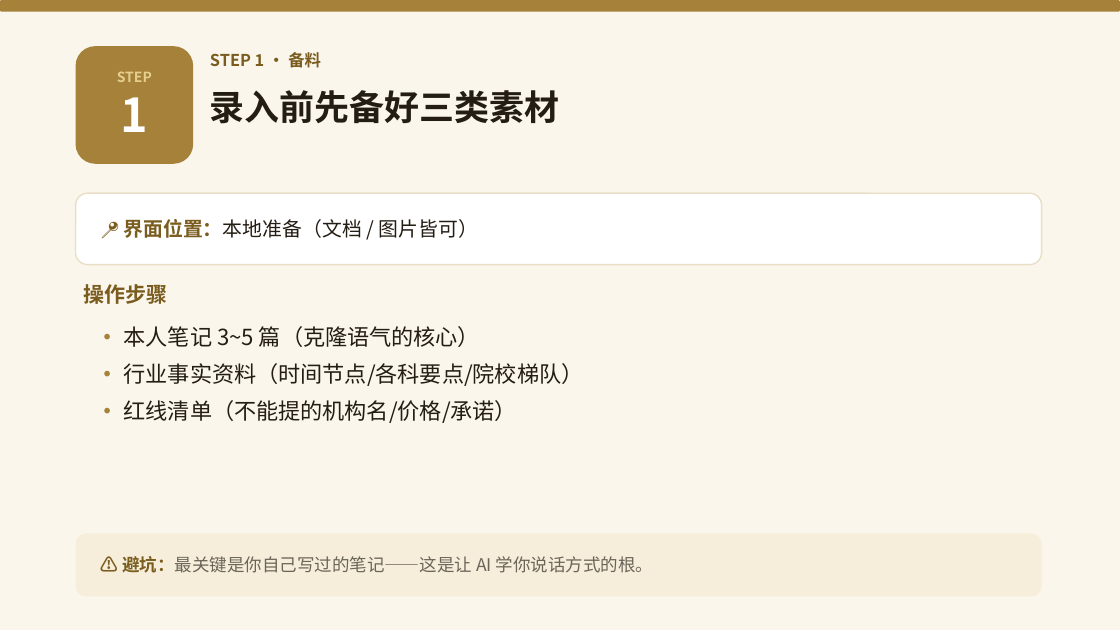
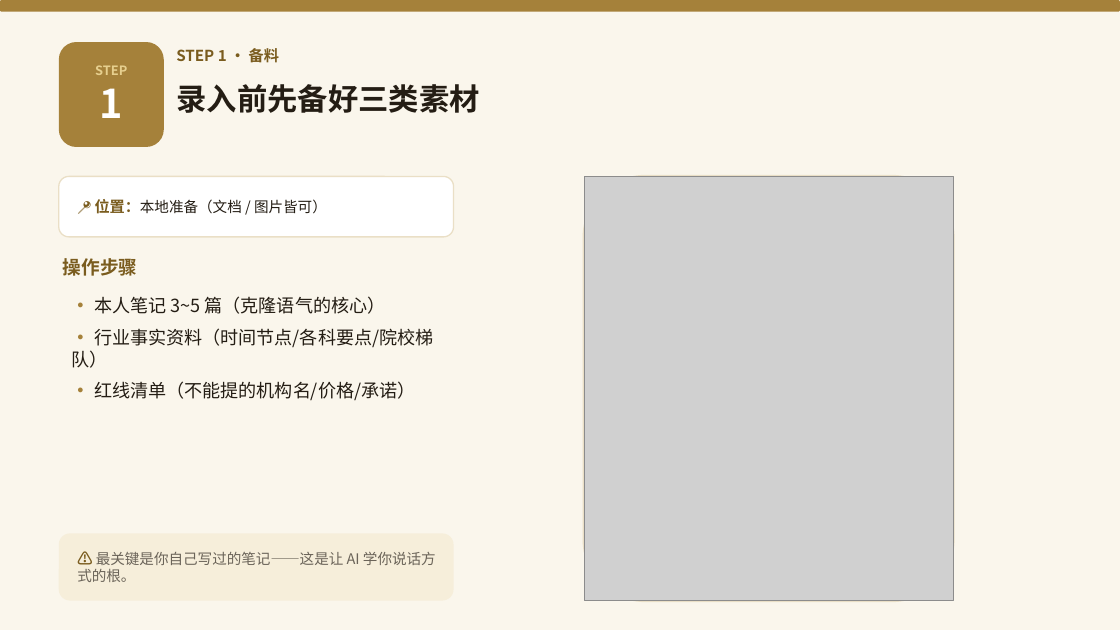
Before and after one commit to yonglin22/xhsneirongshengcheng, a slide deck: slide 5 of 教学-智能体知识库录入.pptx. Drawn at 1120x630 pixels with LibreOffice and Linux fonts; fonts in the diff are those of the drawing; grey boxes stand for pictures. Boxes give left, top, right and bottom in pixels: in the first picture for what was removed or moved away, otherwise in the second. Text is boxed around its words. In the diff, an @@ line names an element or a change of style, - is before the commit and + after.

```diff
--- a/教学-智能体知识库录入.pptx
+++ b/教学-智能体知识库录入.pptx
@@ text "STEP": place and size @@
-text "STEP" at (117,71,152,132)
+text "STEP" at (95,65,127,118)
@@ text "STEP" at (95,65,127,118): size 12 to 11 pt in "STEP"; size 40 to 34 pt in "1" @@
@@ rounded rectangle: place and size @@
-rounded rectangle at (76,46,193,164)
+rounded rectangle at (59,42,164,147)
@@ text "STEP 1 · 备料": place and size @@
-text "STEP 1 · 备料" at (210,52,321,68)
+text "STEP 1 · 备料" at (176,48,279,63)
@@ text "STEP 1 · 备料" at (176,48,279,63): size 14 to 13 pt @@
@@ text "录入前先备好三类素材": place and size @@
-text "录入前先备好三类素材" at (210,90,560,124)
+text "录入前先备好三类素材" at (176,84,479,113)
@@ text "录入前先备好三类素材" at (176,84,479,113): size 30 to 26 pt @@
@@ rounded rectangle: place and size @@
-rounded rectangle at (76,193,1042,265)
+rounded rectangle at (59,176,454,237)
@@ rounded rectangle at (59,176,454,237): outline #EADFC6 1.2 pt to #EADFC6 1.1 pt @@
@@ rounded rectangle added at (583,176,954,602), fill #FFFFFF, outline #EADFC6 1.2 pt @@
@@ picture added at (584,176,953,601) @@
@@ text at (95,199,327,214): text changed; size 17 to 12.5 pt @@
-📍 界面位置：本地准备（文档 / 图片皆可）
+📍 位置：本地准备（文档 / 图片皆可）
@@ text "操作步骤": place and size @@
-text "操作步骤" at (84,284,168,304)
+text "操作步骤" at (63,258,137,276)
@@ text "操作步骤" at (63,258,137,276): size 18 to 16 pt @@
@@ text "• 本人笔记 3~5 篇（克隆语气的核心）": place and size @@
-text "• 本人笔记 3~5 篇（克隆语气的核心）" at (124,326,584,423)
+text "• 本人笔记 3~5 篇（克隆语气的核心）" at (71,296,433,400)
@@ text "• 本人笔记 3~5 篇（克隆语气的核心）" at (71,296,433,400): size 19 to 16 pt in "•", "•", "•"; size 19 to 15.5 pt; less space between paragraphs @@
@@ rounded rectangle: place and size @@
-rounded rectangle at (76,534,1042,597)
+rounded rectangle at (59,534,454,601)
@@ text at (77,552,436,582): text changed; size 15 to 12.5 pt @@
-⚠ 避坑：最关键是你自己写过的笔记——这是让 AI 学你说话方式的根。
+⚠ 最关键是你自己写过的笔记——这是让 AI 学你说话方式的根。
```
Also in this commit, not shown: 10 other slides changed, 1 slide added.
